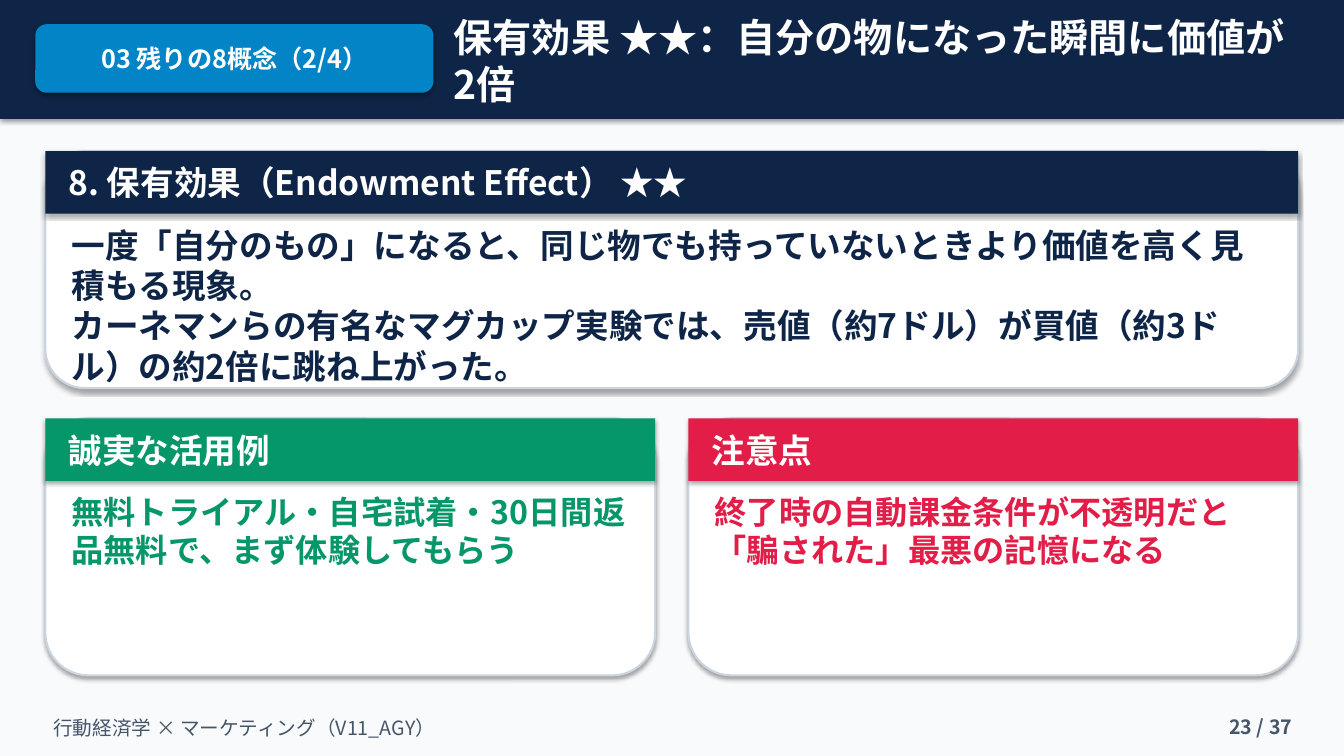
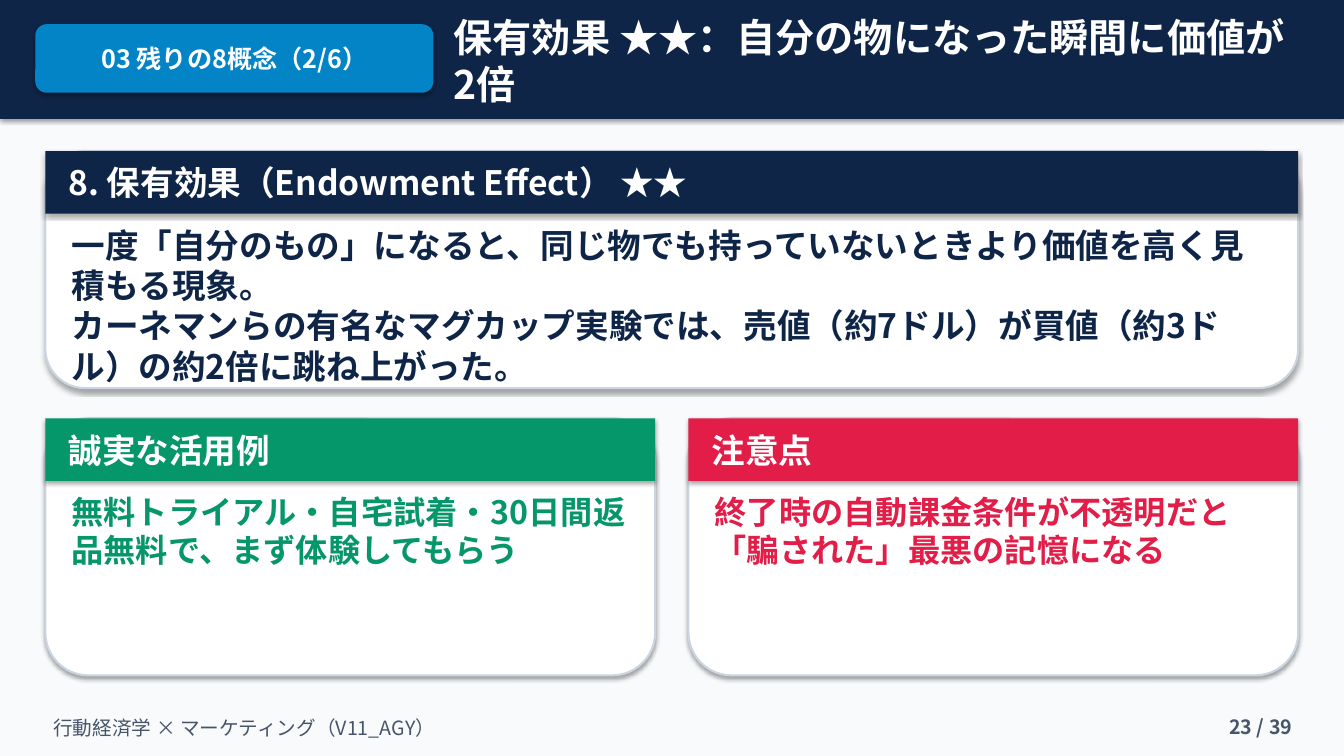
Before and after one commit to kkomatsu81/jns-slide-v11-agy, a slide deck: slide 23 of 融合版_V11_AGY.pptx. Drawn at 1344x756 pixels with LibreOffice and Linux fonts; fonts in the diff are those of the drawing. Boxes give left, top, right and bottom in pixels: in the first picture for what was removed or moved away, otherwise in the second. Text is boxed around its words. In the diff, an @@ line names an element or a change of style, - is before the commit and + after.

```diff
--- a/融合版_V11_AGY.pptx
+++ b/融合版_V11_AGY.pptx
@@ text in rounded rectangle at (x1=101, y1=46, x2=368, y2=73): text changed @@
-03 残りの8概念（2/4）
+03 残りの8概念（2/6）
@@ text at (x1=1229, y1=719, x2=1292, y2=735): text changed @@
-23 / 37
+23 / 39
```
Also in this commit, not shown: 35 other slides changed, 2 slides added.
